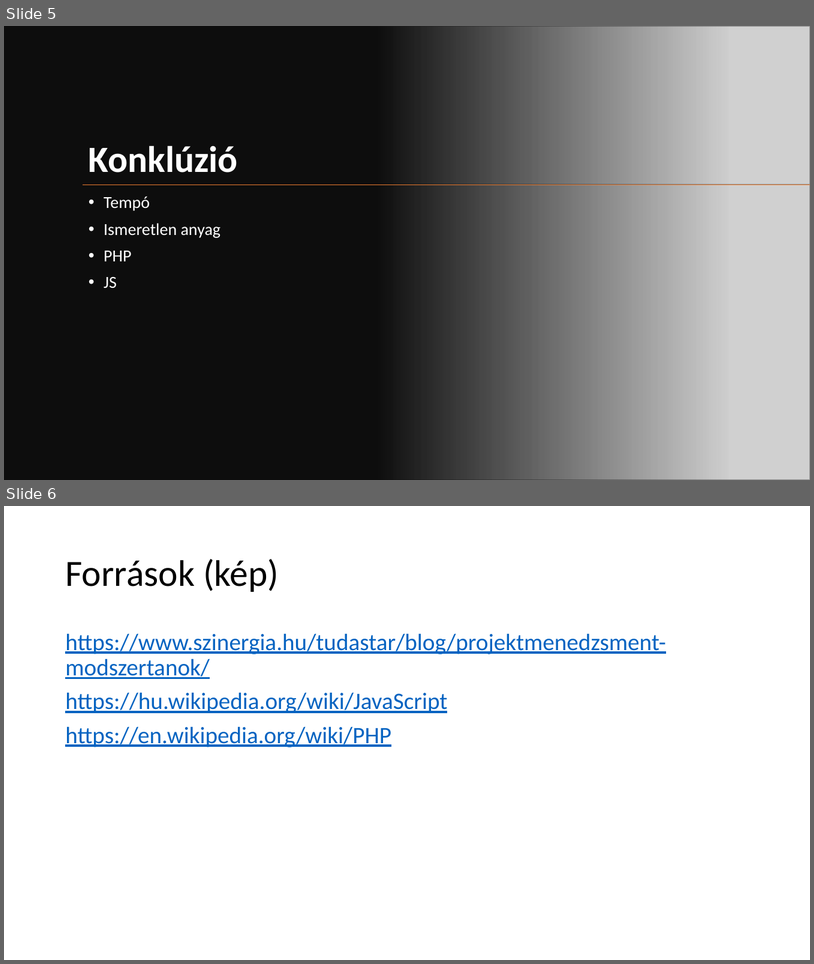
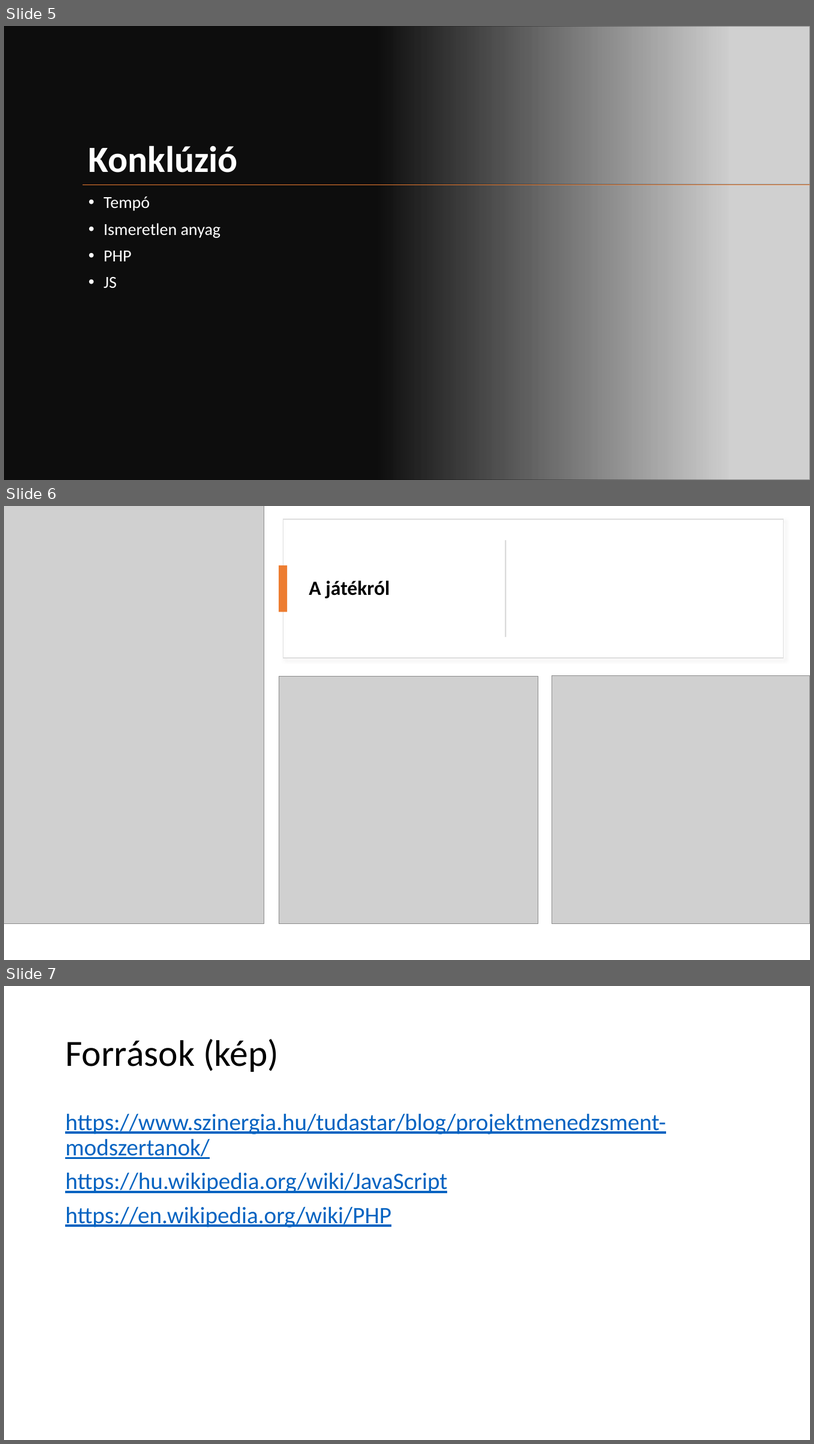
Before and after one commit to Akos-05-2/akos_feladatok, a slide deck: project/amoba_ppt.pptx. Shown one above the other, each under a label of ours: slides 5 and 6 before the commit, slides 5, 6 and 7 after it. The pictures are 814x964 and 814x1444 pixels, drawn with LibreOffice and Linux fonts; fonts in the diff are those of the drawing; grey boxes stand for pictures. Boxes give left, top, right and bottom in pixels: in the first picture for what was removed or moved away, otherwise in the second. Text is boxed around its words. In the diff, an @@ line names an element or a change of style, - is before the commit and + after.

```diff
--- a/project/amoba_ppt.pptx
+++ b/project/amoba_ppt.pptx
@@ slide 6 added at [4, 506, 810, 960], background #FFFFFF @@
@@ picture added at [4, 506, 264, 924] @@
@@ rectangle added at [284, 519, 785, 658], fill #FFFFFF, outline #DEDEDE 1 pt @@
@@ rectangle added at [506, 540, 507, 637], fill #D5D5D5 @@
@@ rectangle added at [279, 565, 287, 612], fill #ED7D31 @@
@@ title added at [309, 580, 390, 598], 24 pt, text #000000, bold @@
+A játékról
@@ picture added at [279, 676, 538, 924] @@
@@ picture added at [552, 675, 810, 924] @@
@@ what was slide 6 is now slide 7 @@
```
Also in this commit, not shown: 1 slide changed.
